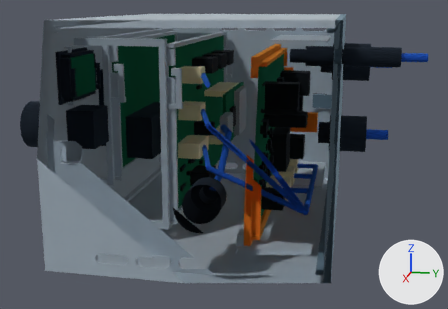
The glTF model hardware/mechanical/exports/enclosure_assembled.glb: old version first, new version second.
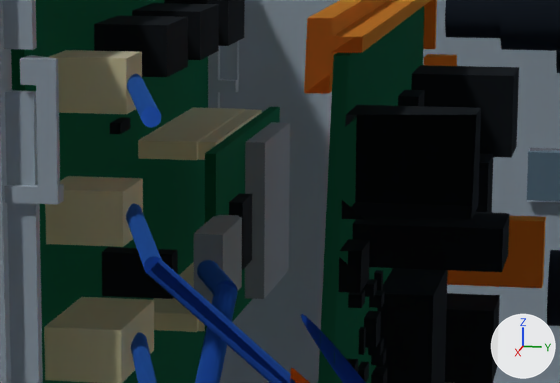
There are two pictures of each version: one whole from a camera (50 mm lens) standing at (372.2, 118.0, 106.9) and looking at (84.4, 60.5, 35.0), one close up on the part from 37% to 72% of the width and 17% to 51% of the height. Every picture has the same lights, and +X, +Y and +Z are marked at lower right. The older version's two pictures come first. Everything nearer to the camera than a plane just in front of the edit is cut away. Where no turn or scale is listed for an object, it has been applied to the vertices.

Objects in the first close-up: '01_Shell_open_front_and_rear', '02_Removable_front_LCD_A', '03_B_removable_carrier', 'A_DEVKIT_RF_SHIELD_ENVELOPE', 'A_J6_ENVELOPE', 'A_J7_ENVELOPE', 'B_J2_ENVELOPE', 'B_J3_ENVELOPE', 'B_L1_ENVELOPE', 'B_Q1_ENVELOPE', 'PCB_A', 'PCB_B' and 37 more.
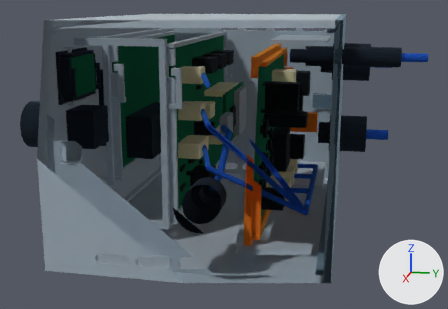
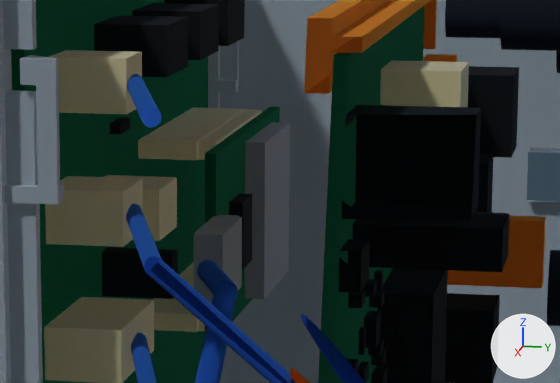
Location of each change, (x1, y1, x2, y2) in pixels of the close-ups (560 x 383 px):
'B_J10_ENVELOPE', added (pale yellow)
    after: (380, 60, 469, 107)
'A_J10_ENVELOPE', added
    after: (104, 175, 177, 241)

The change in detail:
Mesh me_b_j10_envelope is new.
It is a box spanning x 89.02..99.98, y 85.0..94.8, z 70.57..77.38.
It uses material mat_mat_7 (pale yellow #ebe5c9).
Mesh me_a_j10_envelope is new.
It is a box spanning x 78.52..89.48, y 45.0..54.8, z 53.08..59.88.
It uses material mat_mat_7 (pale yellow #ebe5c9).
Object 'B_J10_ENVELOPE' (ob_b_j10_envelope) is new; it shows me_b_j10_envelope.
Its location is (0.0, 0.0, 0.0).
Object 'A_J10_ENVELOPE' (ob_a_j10_envelope) is new; it shows me_a_j10_envelope.
Its location is (0.0, 0.0, 0.0).
